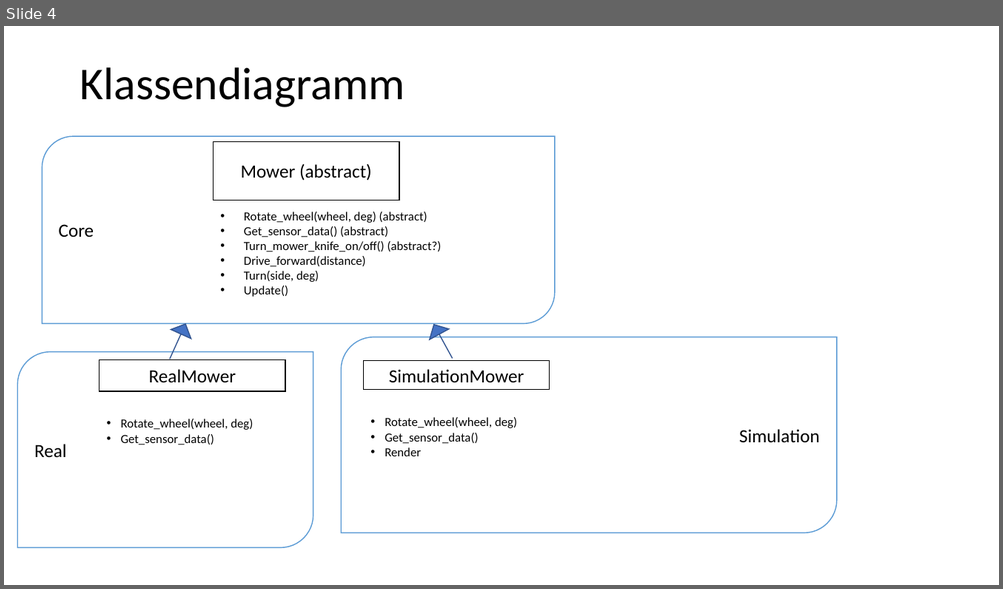
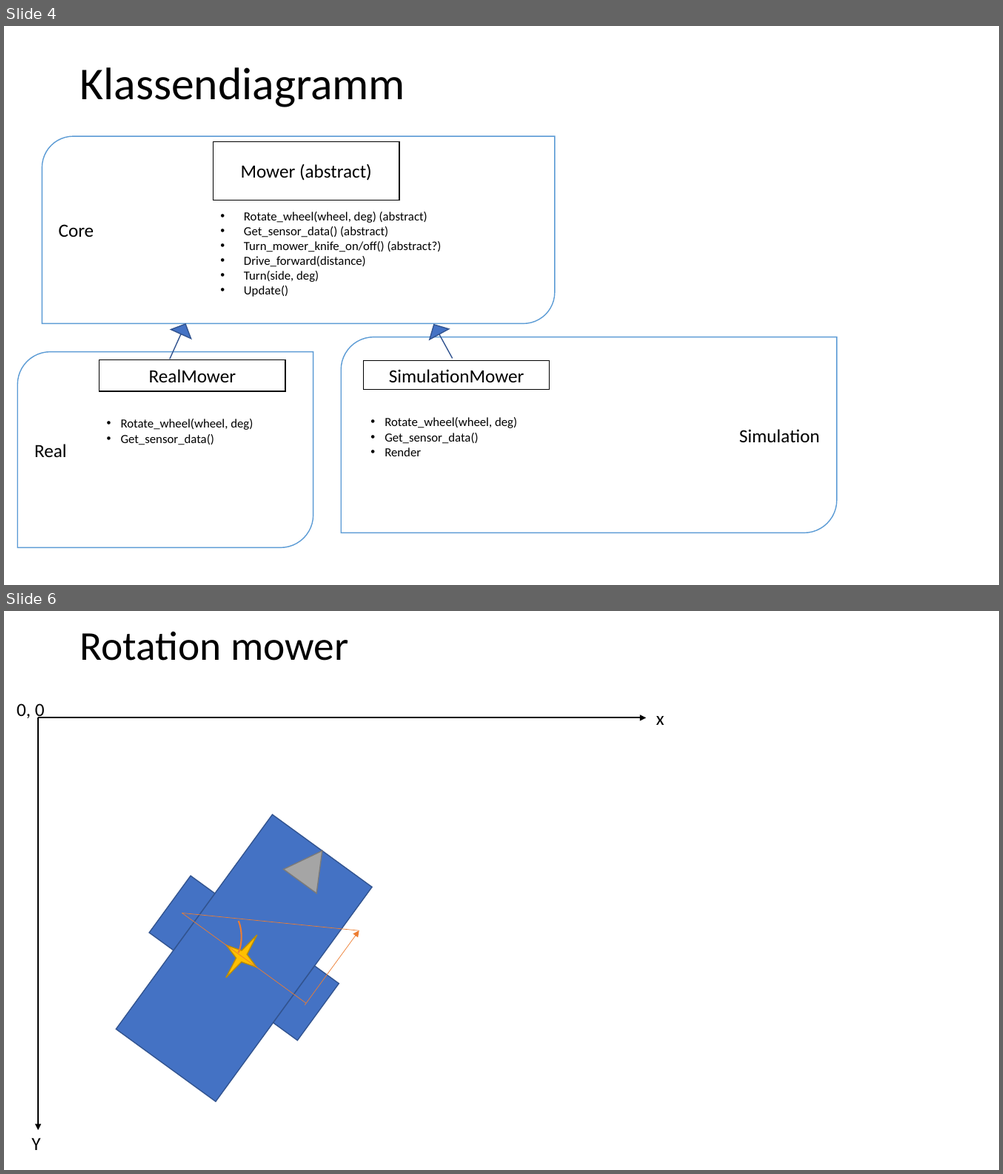
Before and after one commit to JulianSobott/mower, a slide deck: Documents/Diagramme.pptx. Shown one above the other, each under a label of ours: slide 4 before the commit, slides 4 and 6 after it; the slides between them are not shown. The pictures are 1003x589 and 1003x1174 pixels, drawn with LibreOffice and Linux fonts; fonts in the diff are those of the drawing. Boxes give left, top, right and bottom in pixels: in the first picture for what was removed or moved away, otherwise in the second. Text is boxed around its words. In the diff, an @@ line names an element or a change of style, - is before the commit and + after.

Commit message:
Extend documentation with mower sizes + mower rotation

```diff
--- a/Documents/Diagramme.pptx
+++ b/Documents/Diagramme.pptx
@@ slide 6 added at <box>4,611,999,1170</box>, background #FFFFFF @@
@@ title added at <box>79,631,348,661</box>, 39.6 pt, text #000000 @@
+Rotation mower
@@ text added at <box>17,703,45,721</box>, 18 pt, text #000000 @@
+0, 0
@@ arrow added from (38, 718) to (38, 1130), #000000 1.5 pt @@
@@ arrow added from (38, 718) to (646, 718), #000000 1.5 pt @@
@@ text added at <box>656,716,664,725</box>, 18 pt, text #000000 @@
+x
@@ line added from (182, 913) to (306, 1003), #ED7D31 0.5 pt @@
@@ line added from (182, 913) to (359, 931), #ED7D31 0.5 pt @@
@@ arc (boxed as its full ellipse) added at <box>212,911,242,964</box>, outline #ED7D31 1.5 pt @@
@@ group added at <box>116,815,372,1102</box>: 3 rectangles, 1 triangle, 1 star @@
@@ arrow added from (304, 1005) to (359, 931), #ED7D31 0.5 pt @@
@@ text added at <box>31,1138,40,1150</box>, 18 pt, text #000000 @@
+Y
```
Also in this commit, not shown: 1 other slide added.
